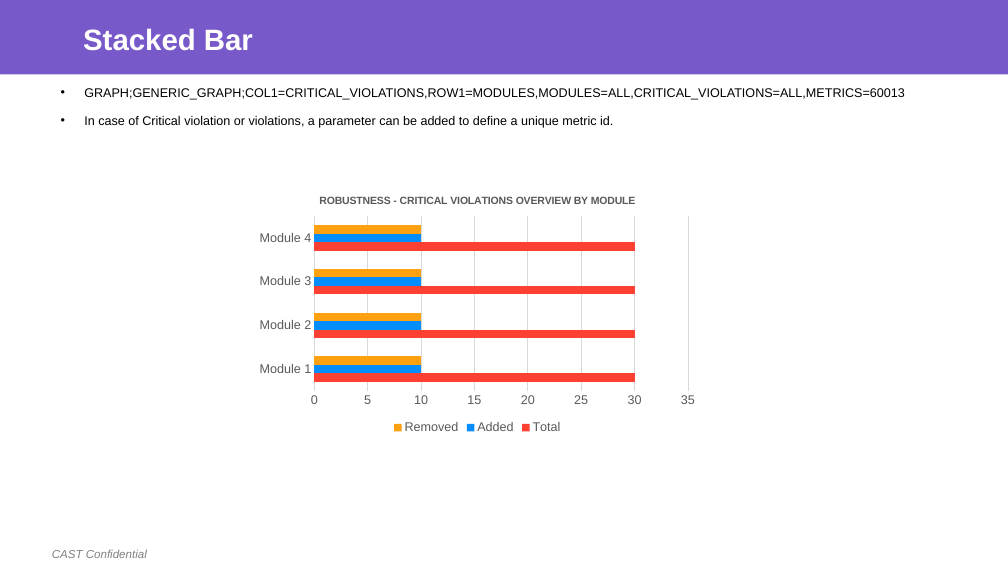
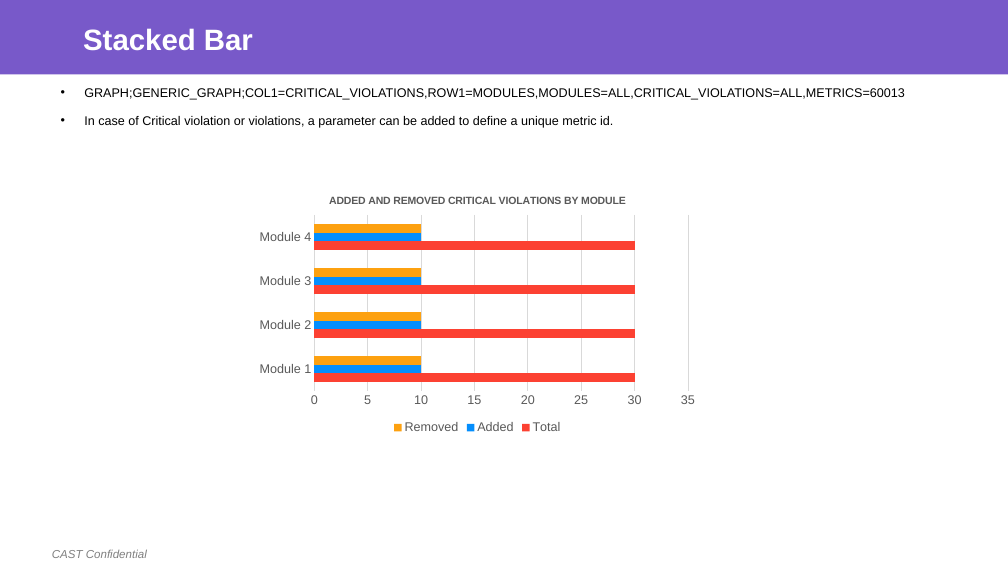
Before and after one commit to CAST-projects/ReportGenerator, a slide deck: slide 6 of CastReporting.Reporting/TemplatesFiles/Generic Graph Definition.pptx. Drawn at 1008x567 pixels with LibreOffice and Linux fonts; fonts in the diff are those of the drawing; background and template pictures are left out. Boxes give left, top, right and bottom in pixels: in the first picture for what was removed or moved away, otherwise in the second. Text is boxed around its words. In the diff, an @@ line names an element or a change of style, - is before the commit and + after.

Commit message:
REPORTGEN-234 : fix template for generic graph

```diff
--- a/CastReporting.Reporting/TemplatesFiles/Generic Graph Definition.pptx
+++ b/CastReporting.Reporting/TemplatesFiles/Generic Graph Definition.pptx
@@ bar chart at <box>250,182,704,437</box> @@
@@ title "ROBUSTNESS - CRITICAL VIOLATIONS OVERVIEW BY MODULE " to "ADDED AND REMOVED CRITICAL VIOLATIONS BY MODULE " @@
```
